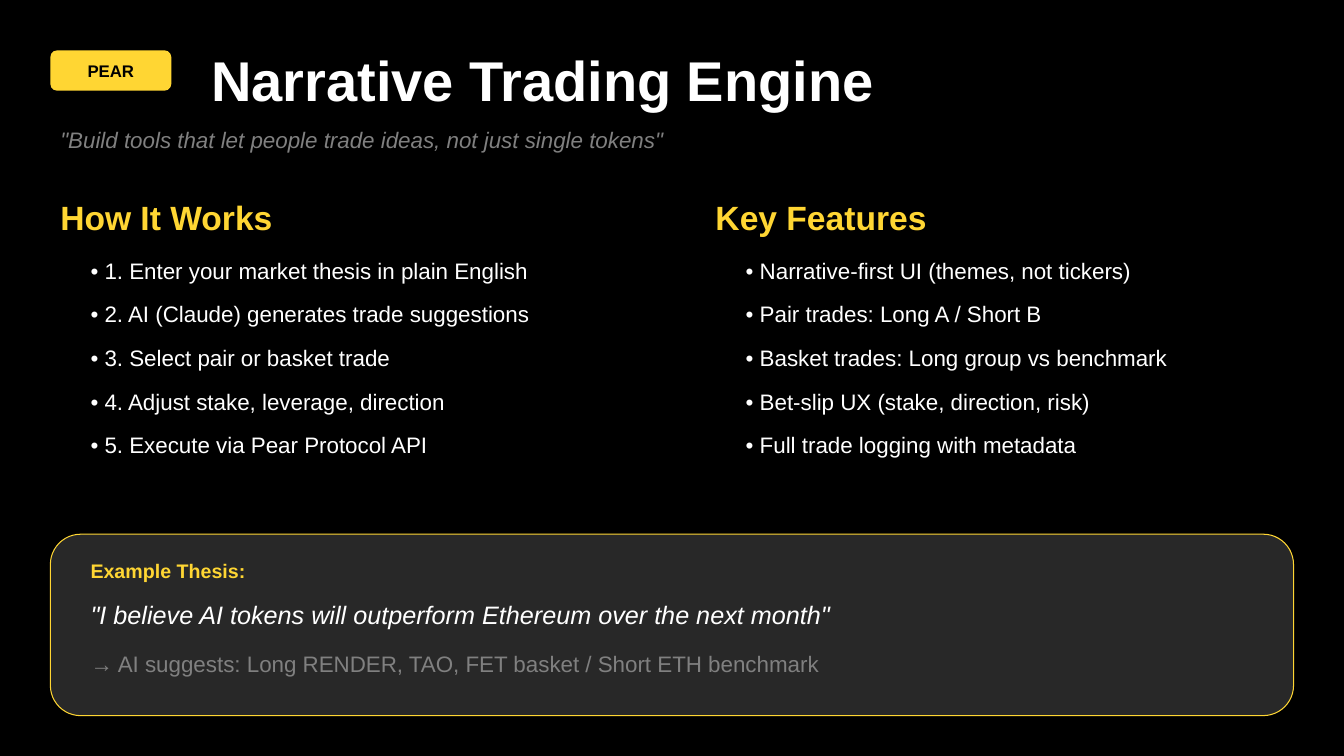
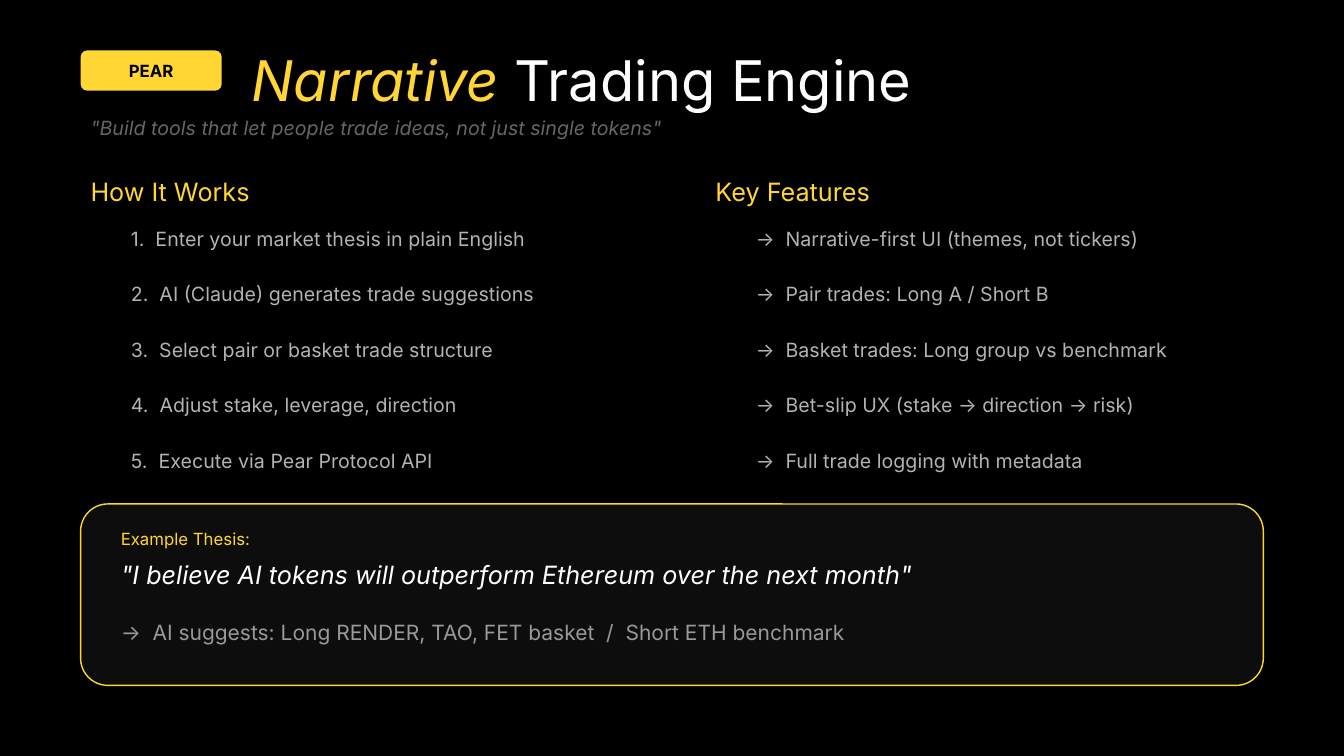
Before and after one commit to RealKevinApetrei/tago-leap, a slide deck: slide 5 of TAGO_Leap_Pitch_Deck.pptx (slide 4 before the commit). Drawn at 1344x756 pixels with LibreOffice and Linux fonts; fonts in the diff are those of the drawing. Boxes give left, top, right and bottom in pixels: in the first picture for what was removed or moved away, otherwise in the second. Text is boxed around its words. In the diff, an @@ line names an element or a change of style, - is before the commit and + after.

```diff
--- a/TAGO_Leap_Pitch_Deck.pptx
+++ b/TAGO_Leap_Pitch_Deck.pptx
@@ rounded rectangle "PEAR": place and size @@
-rounded rectangle "PEAR" at [50, 50, 171, 91]
+rounded rectangle "PEAR" at [81, 50, 222, 91]
@@ rounded rectangle "PEAR" at [81, 50, 222, 91]: font Arial to Inter @@
@@ text "Narrative Trading Engine": place and size @@
-text "Narrative Trading Engine" at [211, 60, 873, 111]
+text "Narrative Trading Engine" at [252, 59, 911, 113]
@@ text "Narrative Trading Engine" at [252, 59, 911, 113]: font Arial to Inter, bold off; text colour #FFFFFF to #FFD633, italic on in "Narrative" @@
@@ text ""Build tools that let people ...": place and size @@
-text ""Build tools that let people ..." at [60, 132, 663, 153]
+text ""Build tools that let people ..." at [91, 120, 662, 139]
@@ text ""Build tools that let people ..." at [91, 120, 662, 139]: size 16 to 14 pt, font Arial to Inter, text colour #808080 to #666666 @@
@@ text "How It Works" at [91, 182, 250, 202]: size 24 to 18 pt, font Arial to Inter, bold off @@
@@ text "How It Works": place and size @@
-text "How It Works" at [60, 205, 272, 231]
+text "How It Works" at [91, 182, 250, 202]
@@ text "Key Features": place and size @@
-text "Key Features" at [715, 207, 926, 237]
+text "Key Features" at [715, 182, 870, 206]
@@ text "Key Features" at [715, 182, 870, 206]: size 24 to 18 pt, font Arial to Inter, bold off @@
@@ text added at [131, 231, 525, 250], 14 pt, text #B3B3B3 @@
+1. Enter your market thesis in plain English
@@ text added at [786, 231, 1138, 250], 14 pt, text #B3B3B3 @@
+→ Narrative-first UI (themes, not tickers)
@@ text removed at [105, 262, 529, 454] @@
-• 1. Enter your market thesis in plain English
-• 2. AI (Claude) generates trade suggestions
-• 3. Select pair or basket trade
-• 4. Adjust stake, leverage, direction
-• 5. Execute via Pear Protocol API
@@ text added at [131, 285, 534, 305], 14 pt, text #B3B3B3 @@
+2. AI (Claude) generates trade suggestions
@@ text added at [786, 286, 1049, 305], 14 pt, text #B3B3B3 @@
+→ Pair trades: Long A / Short B
@@ text added at [131, 342, 492, 361], 14 pt, text #B3B3B3 @@
+3. Select pair or basket trade structure
@@ text added at [786, 342, 1167, 361], 14 pt, text #B3B3B3 @@
+→ Basket trades: Long group vs benchmark
@@ text added at [131, 397, 457, 416], 14 pt, text #B3B3B3 @@
+4. Adjust stake, leverage, direction
@@ text at [786, 397, 1134, 416]: text changed; size 16 to 14 pt; font Arial to Inter; text colour #FFFFFF to #B3B3B3 @@
-• Narrative-first UI (themes, not tickers)
-• Pair trades: Long A / Short B
-• Basket trades: Long group vs benchmark
-• Bet-slip UX (stake, direction, risk)
-• Full trade logging with metadata
+→ Bet-slip UX (stake → direction → risk)
@@ text added at [131, 453, 432, 468], 14 pt, text #B3B3B3 @@
+5. Execute via Pear Protocol API
@@ text added at [786, 453, 1083, 472], 14 pt, text #B3B3B3 @@
+→ Full trade logging with metadata
@@ rounded rectangle: place and size @@
-rounded rectangle at [50, 534, 1294, 716]
+rounded rectangle at [81, 504, 1263, 686]
@@ rounded rectangle at [81, 504, 1263, 686]: fill #282828 to #0D0D0D; outline #FFD633 0.75 pt to #FFD633 1 pt; proportions changed @@
@@ text "Example Thesis:": place and size @@
-text "Example Thesis:" at [91, 563, 246, 582]
+text "Example Thesis:" at [121, 532, 250, 549]
@@ text "Example Thesis:" at [121, 532, 250, 549]: size 14 to 12 pt, font Arial to Inter, bold off @@
@@ text ""I believe AI tokens will ..." at [121, 565, 912, 589]: font Arial to Inter @@
@@ text ""I believe AI tokens will ...": place and size @@
-text ""I believe AI tokens will ..." at [91, 605, 830, 630]
+text ""I believe AI tokens will ..." at [121, 565, 912, 589]
@@ text "→ AI suggests: Long RENDER, ...": place and size @@
-text "→ AI suggests: Long RENDER, ..." at [118, 656, 819, 677]
+text "→ AI suggests: Long RENDER, ..." at [153, 624, 845, 645]
@@ text "→ AI suggests: Long RENDER, ..." at [153, 624, 845, 645]: size 16 to 15 pt, font Arial to Inter, text colour #808080 to #999999 @@
```
Also in this commit, not shown: 8 other slides changed, 3 slides added, 2 slides removed, 6 other files.
